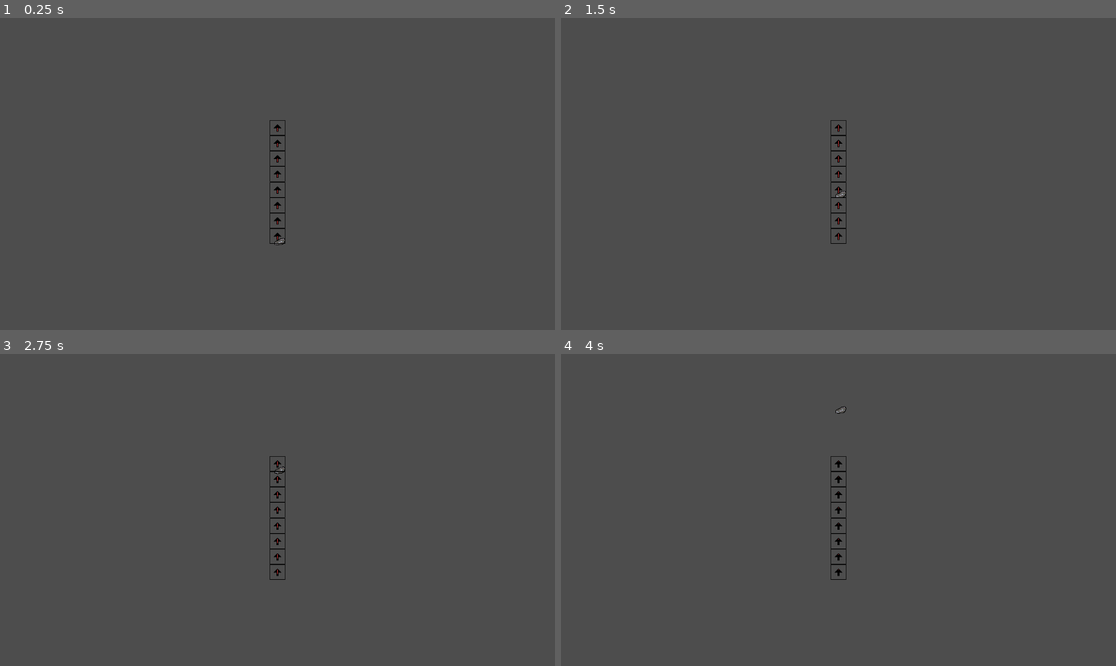
Above: before the commit, frames 1-4 (two rows, left to right).
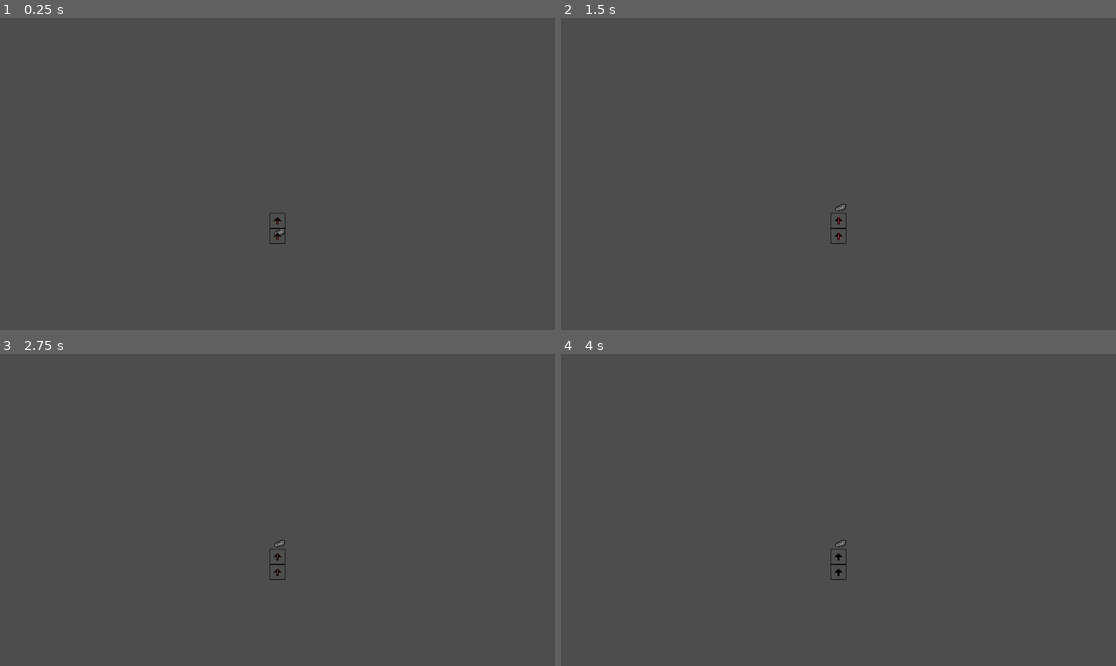
Above: after the commit, the same moments.

Repository: arthurwieb/conveyor-belt-test
Game: Godot game, scene res://test_world.tscn
Same seed, same stepped clock (60 frames per second), same inputs: the game is played once before the commit and once after it.
Inputs (mouse positions are in pixels of both pictures, inside the frame that each line leads up to):
- Up to frame 1 (0.25 s): no input
- Up to frame 2 (1.5 s): move the mouse to (960, 158) at 0.52 s; move the mouse to (727, 189) at 1.27 s
- Up to frame 3 (2.75 s): tap Enter at 2 s; move the mouse to (333, 441) at 2.02 s
- Up to frame 4 (4 s): tap Space at 2.75 s; move the mouse to (810, 572) at 2.77 s; tap Enter at 3.5 s; move the mouse to (1005, 556) at 3.52 s

The runs differ from the first frame. In frame 1, 0.2% of the frame differs, in the area x 48-52%, y 32-73%; in frame 2, 0.2%; in frame 3, 0.2%; in frame 4, 0.3%, in the area x 48-52%, y 16-63%.

Commit message:
adjust bug, need to clean code

Diff:
--- /dev/null
+++ b/area_2d.gd
@@ -0,0 +1,11 @@
+extends Area2D
+
+
+# Called when the node enters the scene tree for the first time.
+func _ready() -> void:
+	pass # Replace with function body.
+
+
+# Called every frame. 'delta' is the elapsed time since the previous frame.
+func _process(delta: float) -> void:
+	pass
--- a/scenes/belts/conveyor_belt_up.gd
+++ b/scenes/belts/conveyor_belt_up.gd
@@ -16,15 +16,12 @@
 # Track bodies currently on the conveyor
 var overlapping_bodies := []
 
-func _ready():
-    # Connect signals to track when bodies enter and exit
-    body_entered.connect(_on_body_entered)
-    body_exited.connect(_on_body_exited)
-
 func _on_body_entered(body: Node2D):
+    print('body entered')
     if body.has_method("move_on_conveyor"):
         overlapping_bodies.append(body)
 
-func _on_body_exited(body: Node2D):
-    if body.has_method("move_on_conveyor"):
-        overlapping_bodies.erase(body)
+
+func _on_body_exited(body: Node2D) -> void:
+    print('body')
+    pass # Replace with function body.
--- a/scenes/belts/conveyor_belt_up.tscn
+++ b/scenes/belts/conveyor_belt_up.tscn
@@ -122,3 +122,6 @@
 shape = SubResource("RectangleShape2D_7do0n")
 
 [node name="Timer" type="Timer" parent="."]
+
+[connection signal="body_exited" from="." to="." method="_on_body_exited"]
+[connection signal="body_shape_exited" from="." to="." method="_on_body_shape_exited"]
--- a/scenes/items/iron_ore.gd
+++ b/scenes/items/iron_ore.gd
@@ -1,22 +1,36 @@
-extends RigidBody2D  # or CharacterBody2D
+extends CharacterBody2D # or CharacterBody2D
 
 var is_on_conveyor := false
 var conveyor_direction := Vector2.ZERO
 var conveyor_speed := 0.0
 
 func move_on_conveyor(direction: Vector2, speed: float, delta: float):
-    is_on_conveyor = true
-    conveyor_direction = direction
-    conveyor_speed = speed
+	is_on_conveyor = true
+	conveyor_direction = direction
+	conveyor_speed = speed
 
 func _physics_process(delta):
-    if is_on_conveyor:
-        # Move the item
-        position += conveyor_direction * conveyor_speed * delta
-    else:
-        # Stop moving when not on the conveyor
-        conveyor_direction = Vector2.ZERO
-        conveyor_speed = 0.0
+	if is_on_conveyor:
+		# Move the item
+		position += conveyor_direction * conveyor_speed * delta
+	else:
+		# Stop moving when not on the conveyor
+		conveyor_direction = Vector2.ZERO
+		conveyor_speed = 0.0
+	# print(is_on_conveyor)
+	# Reset the conveyor state for the next frame
+	is_on_conveyor = false
+	# print(is_on_conveyor)
 
-    # Reset the conveyor state for the next frame
-    is_on_conveyor = false
+
+func _on_body_entered(body: Node):
+	print('ore entrou')
+	pass # Replace with function body.
+
+
+func _on_mouse_entered() -> void:
+	print('cu')
+
+
+func _on_area_2d_body_entered(body: Node2D) -> void:
+	print('entrou body')
--- a/scenes/items/iron_ore.tscn
+++ b/scenes/items/iron_ore.tscn
@@ -7,7 +7,7 @@
 radius = 5.01859
 height = 23.3062
 
-[node name="iron_ore" type="RigidBody2D"]
+[node name="iron_ore" type="CharacterBody2D"]
 script = ExtResource("1_5p2uq")
 
 [node name="Sprite2D" type="Sprite2D" parent="."]
@@ -17,3 +17,5 @@
 position = Vector2(2.98023e-08, 1)
 rotation = 1.19555
 shape = SubResource("CapsuleShape2D_os8ut")
+
+[connection signal="mouse_entered" from="." to="." method="_on_mouse_entered"]
--- a/test_world.tscn
+++ b/test_world.tscn
@@ -1,7 +1,11 @@
-[gd_scene load_steps=3 format=3 uid="uid://djhyhopjgm0xd"]
+[gd_scene load_steps=5 format=3 uid="uid://djhyhopjgm0xd"]
 
 [ext_resource type="PackedScene" uid="uid://lxr2ml45vbjj" path="res://scenes/items/iron_ore.tscn" id="1_f5dr2"]
 [ext_resource type="PackedScene" uid="uid://c4pfknkog3cb2" path="res://scenes/belts/conveyor_belt_up.tscn" id="1_xx3ga"]
+[ext_resource type="Script" path="res://area_2d.gd" id="3_57vnr"]
+
+[sub_resource type="RectangleShape2D" id="RectangleShape2D_tcosi"]
+size = Vector2(41, 42)
 
 [node name="Test_World" type="Node2D"]
 
@@ -10,27 +14,19 @@
 
 [node name="Belts" type="Node2D" parent="."]
 
-[node name="ConveyorBeltUp2" parent="Belts" instance=ExtResource("1_xx3ga")]
-position = Vector2(0, -32)
-
-[node name="ConveyorBeltUp" parent="Belts" instance=ExtResource("1_xx3ga")]
-
-[node name="ConveyorBeltUp3" parent="Belts" instance=ExtResource("1_xx3ga")]
-position = Vector2(0, -96)
-
-[node name="ConveyorBeltUp4" parent="Belts" instance=ExtResource("1_xx3ga")]
-position = Vector2(0, -64)
-
 [node name="ConveyorBeltUp5" parent="Belts" instance=ExtResource("1_xx3ga")]
 position = Vector2(0, 97)
 
 [node name="ConveyorBeltUp6" parent="Belts" instance=ExtResource("1_xx3ga")]
 position = Vector2(0, 129)
 
-[node name="ConveyorBeltUp7" parent="Belts" instance=ExtResource("1_xx3ga")]
-position = Vector2(0, 33)
+[node name="Camera2D" type="Camera2D" parent="."]
 
-[node name="ConveyorBeltUp8" parent="Belts" instance=ExtResource("1_xx3ga")]
-position = Vector2(0, 65)
+[node name="Area2D" type="Area2D" parent="."]
+position = Vector2(-2, 36)
+script = ExtResource("3_57vnr")
 
-[node name="Camera2D" type="Camera2D" parent="."]
+[node name="CollisionShape2D" type="CollisionShape2D" parent="Area2D"]
+shape = SubResource("RectangleShape2D_tcosi")
+
+[connection signal="body_entered" from="Area2D" to="iron_ore" method="_on_area_2d_body_entered"]
